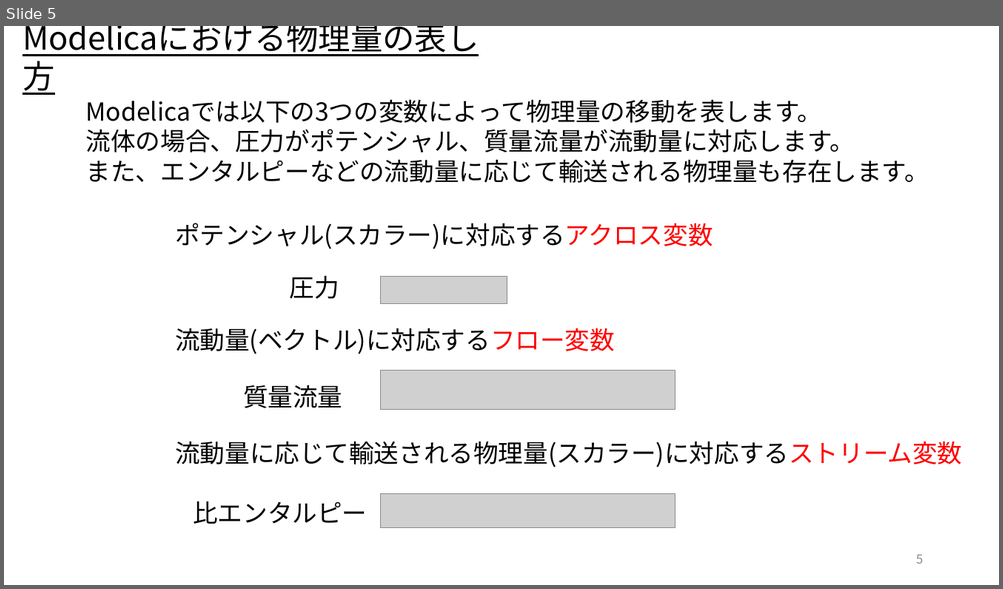
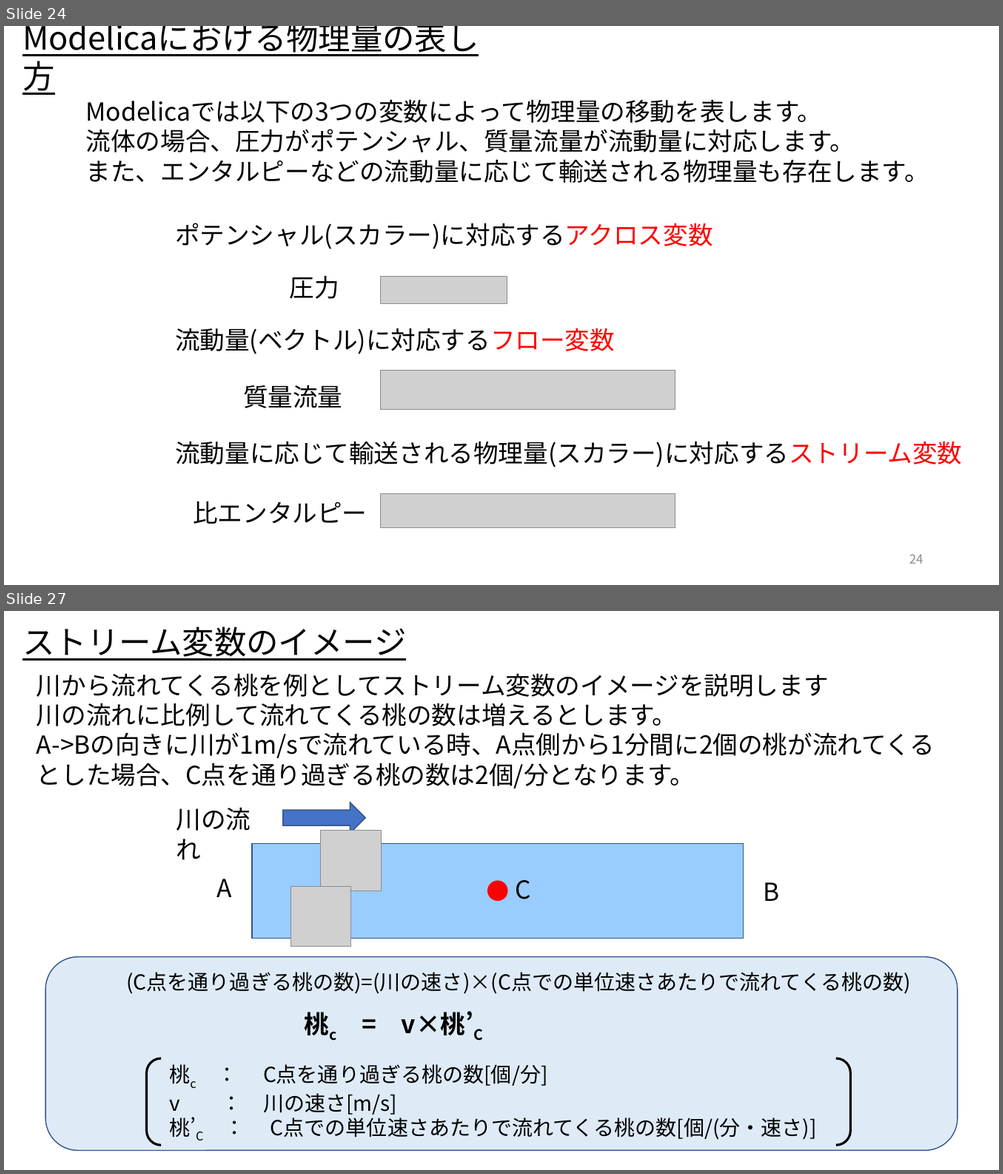
Before and after one commit to UedaShigenori/OpenModelica_Tutorials_Ja, a slide deck: Dev/7_PhysicsDomainModel/OpenModelica_Tutorials_7_PlantModel.pptx. Shown one above the other, each under a label of ours: slide 5 before the commit, slides 24 and 27 after it; the slides between them are not shown. The pictures are 1003x589 and 1003x1174 pixels, drawn with LibreOffice and Linux fonts; fonts in the diff are those of the drawing; grey boxes stand for pictures. Boxes give left, top, right and bottom in pixels: in the first picture for what was removed or moved away, otherwise in the second. Text is boxed around its words. In the diff, an @@ line names an element or a change of style, - is before the commit and + after.

```diff
--- a/Dev/7_PhysicsDomainModel/OpenModelica_Tutorials_7_PlantModel.pptx
+++ b/Dev/7_PhysicsDomainModel/OpenModelica_Tutorials_7_PlantModel.pptx
@@ slide 27 added at (4,611,999,1170), background #FFFFFF @@
@@ text added at (22,627,406,661), 31 pt, text #000000, underline @@
+ストリーム変数のイメージ
@@ text added at (37,673,935,789), 24 pt, text #000000 @@
+川から流れてくる桃を例としてストリーム変数のイメージを説明します
+川の流れに比例して流れてくる桃の数は増えるとします。
+A->Bの向きに川が1m/sで流れている時、A点側から1分間に2個の桃が流れてくるとした場合、C点を通り過ぎる桃の数は2個/分となります。
@@ picture added at (320,830,381,891) @@
@@ picture added at (290,886,351,947) @@
@@ group added at (176,803,779,939): 4 texts, 1 rectangle, 1 ellipse, 1 right arrow @@
+A
+B
+川の流れ
+C
@@ rounded rectangle added at (45,957,958,1151), fill #DEEBF7, outline #325491 1 pt @@
@@ text added at (126,972,910,994), 20 pt, text #000000 @@
+(C点を通り過ぎる桃の数)=(川の速さ)×(C点での単位速さあたりで流れてくる桃の数)
@@ text added at (304,1011,483,1041), 24 pt, text #000000, bold @@
+桃c = v×桃’C
@@ bracket pair added at (147,1059,850,1145), outline #000000 2.25 pt @@
@@ text added at (169,1065,817,1141), 20 pt, text #000000 @@
+桃c ： C点を通り過ぎる桃の数[個/分]
+v ： 川の速さ[m/s]
+桃’C ： C点での単位速さあたりで流れてくる桃の数[個/(分・速さ)]
@@ page number added at (909,1150,923,1151), 12 pt, text #8C8C8C @@
+27
@@ what was slide 5 is now slide 24 @@
@@ page number at (909,554,923,564): text changed @@
-5
+24
```
Also in this commit, not shown: 7 slides changed, 59 other slides added, 1 slide removed.
